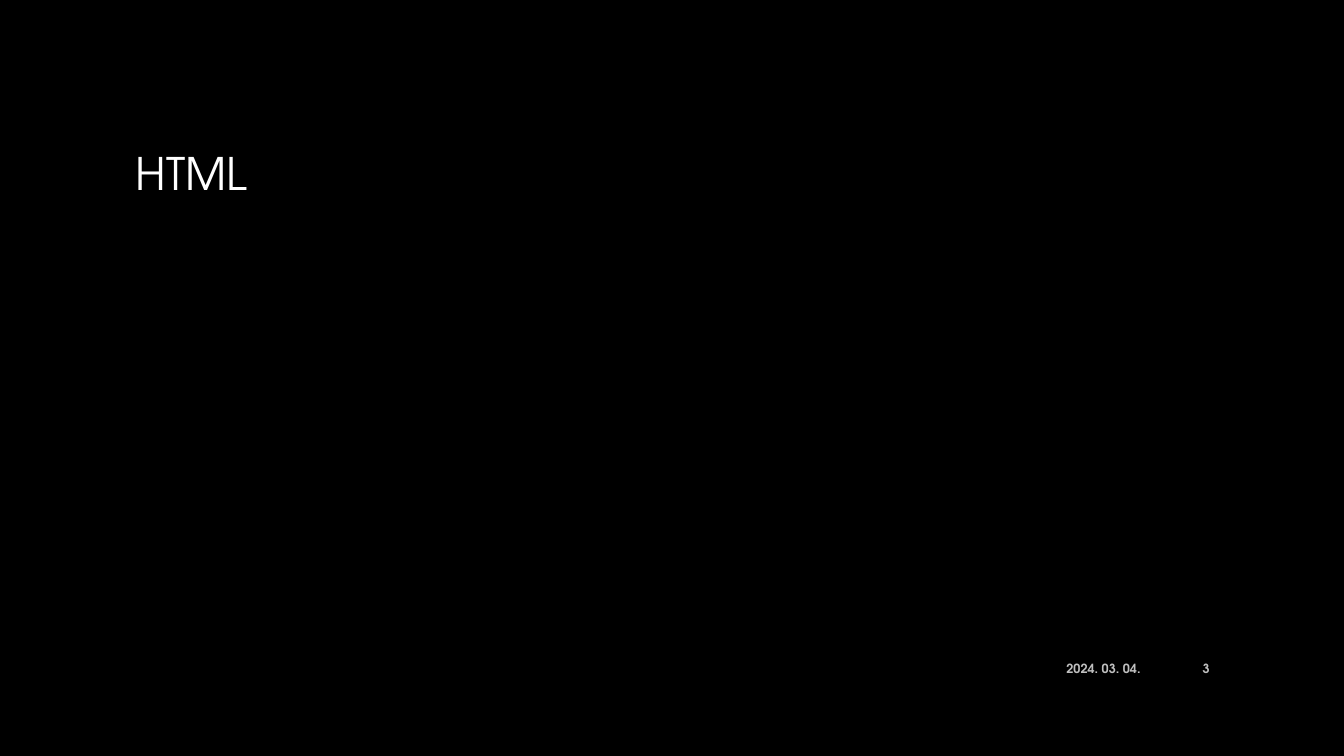
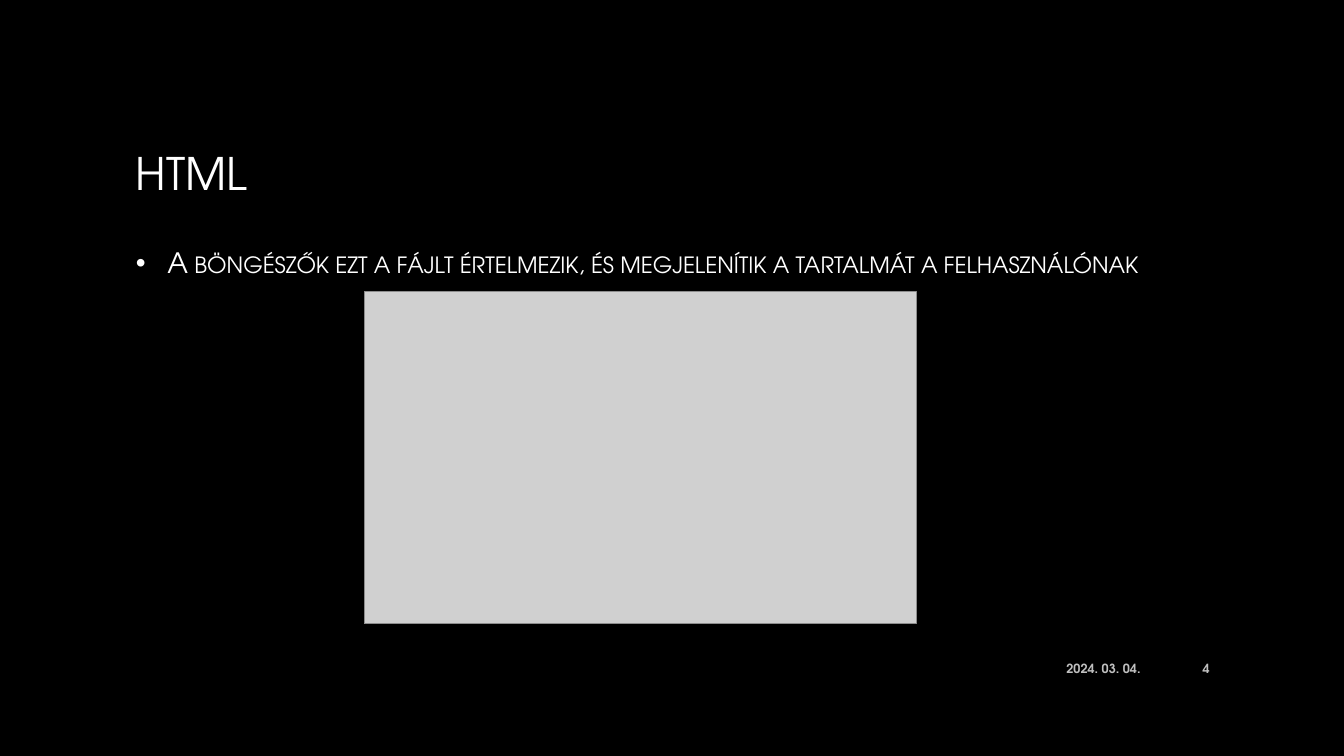
Before and after one commit to gereyl/html-portfolio, a slide deck: slide 4 of Eloadas.pptx (slide 3 before the commit). Drawn at 1344x756 pixels with LibreOffice and Linux fonts; fonts in the diff are those of the drawing; grey boxes stand for pictures; background and template pictures are left out. Boxes give left, top, right and bottom in pixels: in the first picture for what was removed or moved away, otherwise in the second. Text is boxed around its words. In the diff, an @@ line names an element or a change of style, - is before the commit and + after.

```diff
--- a/Eloadas.pptx
+++ b/Eloadas.pptx
@@ text added at (x1=167, y1=252, x2=1139, y2=275), 20 pt, text gradient #FFFFFF to #BFBFBF, small capitals @@
+• A böngészők ezt a fájlt értelmezik, és megjelenítik a tartalmát a felhasználónak
@@ picture added at (x1=364, y1=291, x2=917, y2=624) @@
@@ page number at (x1=1203, y1=663, x2=1210, y2=673): text changed @@
-3
+4
```
Also in this commit, not shown: 8 other slides changed, 3 slides added, 1 other file.
